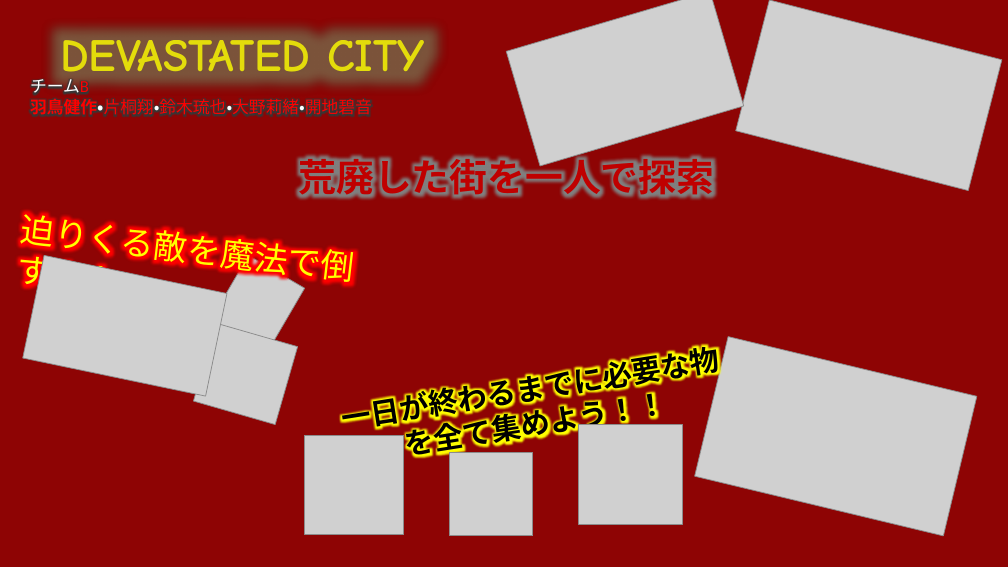
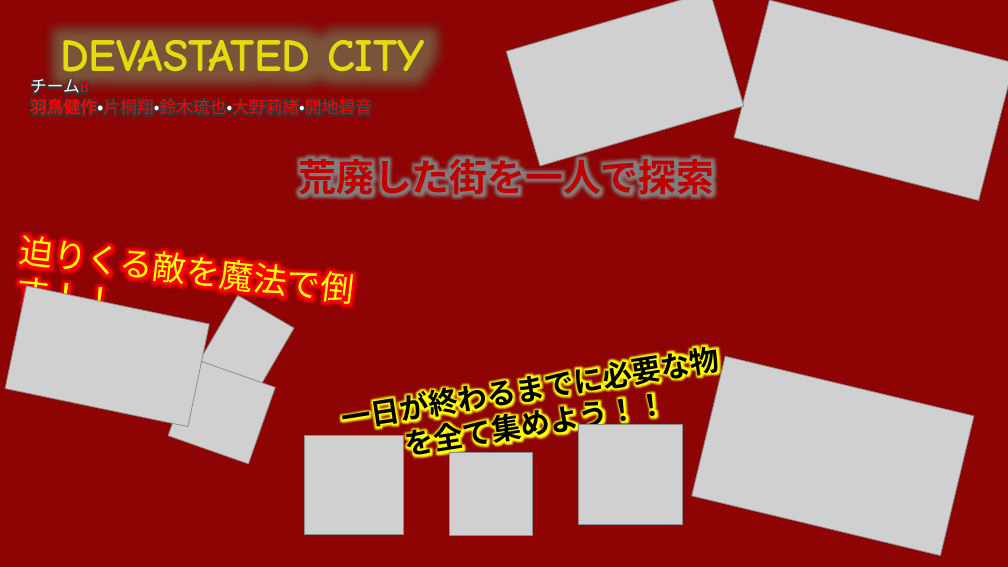
Before and after one commit to Kensaku-Hatori/TeamB, a slide deck: slide 1 of 3D_Game/企画書.pptx. Drawn at 1008x567 pixels with LibreOffice and Linux fonts; fonts in the diff are those of the drawing; grey boxes stand for pictures; background and template pictures are left out. Boxes give left, top, right and bottom in pixels: in the first picture for what was removed or moved away, otherwise in the second. Text is boxed around its words. In the diff, an @@ line names an element or a change of style, - is before the commit and + after.

```diff
--- a/3D_Game/企画書.pptx
+++ b/3D_Game/企画書.pptx
@@ picture: place and size @@
-picture at [736,0,1003,191]
+picture at [734,0,1008,201]
@@ text "迫りくる敵を魔法で倒す！！": place and size @@
-text "迫りくる敵を魔法で倒す！！" at [15,209,353,295]
+text "迫りくる敵を魔法で倒す！！" at [14,230,352,316]
@@ picture: place and size @@
-picture at [23,256,227,397]
+picture at [5,286,209,427]
@@ picture: place and size @@
-picture at [205,256,305,364]
+picture at [194,295,294,403]
@@ picture: place and size @@
-picture at [695,337,977,536]
+picture at [692,356,974,556]
@@ picture at [168,360,275,464]: rotation 16 to 19 degrees @@
```
Also in this commit, not shown: 3 slides removed, 23 other files.
